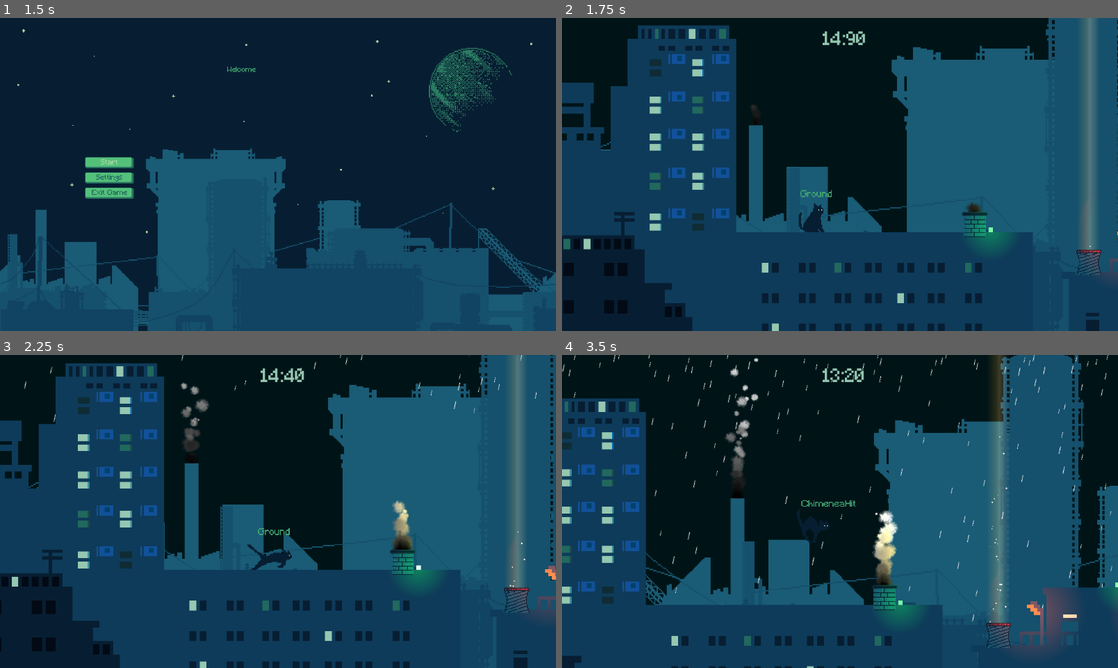
Above: before the commit, frames 1-4 (two rows, left to right).
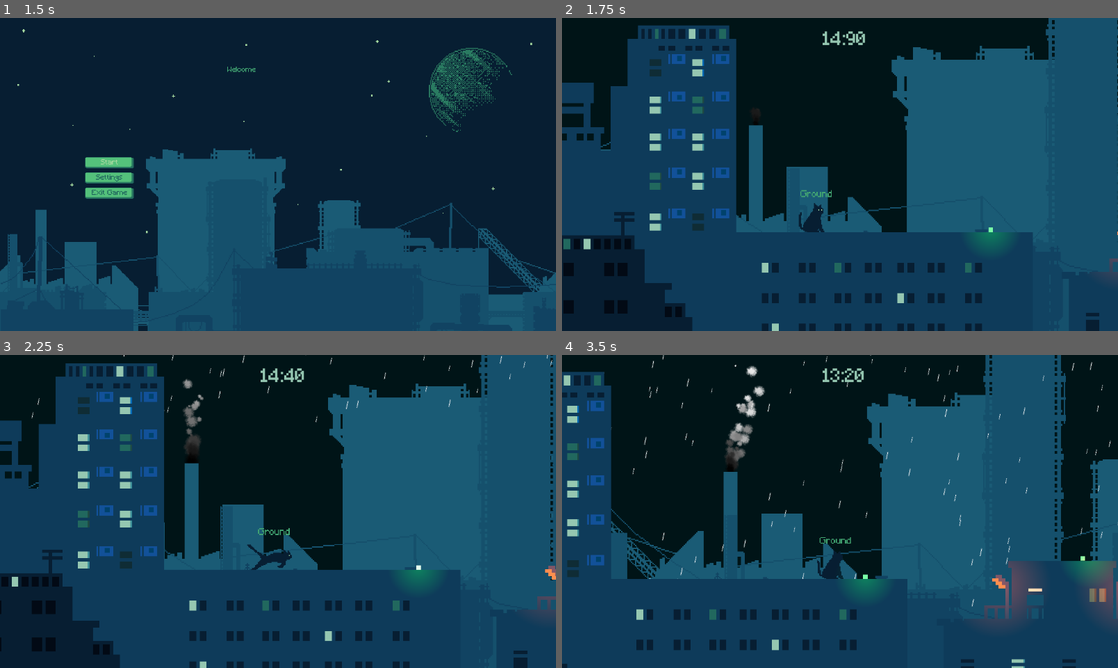
Above: after the commit, the same moments.

Repository: DEVizzent/mermelada-jam-2023
Game: Godot game, scene res://Inicio/StartMenu.tscn
Same seed, same stepped clock (60 frames per second), same inputs: the game is played once before the commit and once after it.
Inputs (mouse positions are in pixels of both pictures, inside the frame that each line leads up to):
- Up to frame 1 (1.5 s): click "Start" at 0.5 s; click "Start" at 1.25 s
- Up to frame 2 (1.75 s): no input
- Up to frame 3 (2.25 s): move the mouse to (400, 495) at 2.02 s; hold Right (ui_right) from 2.03 s (still down); click (400, 495) at 2.17 s
- Up to frame 4 (3.5 s): tap Space (jump) at 2.27 s; release Right (ui_right) at 2.75 s; drag from (728, 527) to (867, 517) at 2.77 s

Frame 1 is identical in both runs. In frame 2, 2.3% of the frame differs, in the area x 33-97%, y 0-82%; in frame 3, 3.2%; in frame 4, 28%, in the area x 0-100%, y 0-100%.

Commit message:
quitando chimeneas test de level2

Diff:
--- a/Levels/Level2/Level2.tscn
+++ b/Levels/Level2/Level2.tscn
@@ -13,8 +13,6 @@
 [ext_resource type="PackedScene" uid="uid://bg00sa1mtcdsx" path="res://Levels/BloquesReutilizables/bloque_3.tscn" id="11_ocuuo"]
 [ext_resource type="PackedScene" uid="uid://dhcqkivmh5tqg" path="res://Levels/BloquesReutilizables/bloque_final.tscn" id="12_eyiku"]
 [ext_resource type="PackedScene" uid="uid://cl4ayh8478a6v" path="res://Settings/Settings.tscn" id="14_2vlkn"]
-[ext_resource type="PackedScene" uid="uid://cy53ls3dwj051" path="res://Levels/BloquesReutilizables/BoqueChimenea/bloque_chimenea.tscn" id="15_a7oyw"]
-[ext_resource type="PackedScene" uid="uid://fudli33bukc1" path="res://Levels/BloquesReutilizables/BloqueVapor/bloque_salida_vapor.tscn" id="16_shsg0"]
 [ext_resource type="AudioStream" uid="uid://2t8bx7eigr7s" path="res://Levels/Level2/Level2.mp3" id="17_pawyh"]
 [ext_resource type="PackedScene" uid="uid://ck3p64601iieq" path="res://DeathZone/DeathZone.tscn" id="17_rjag8"]
 
@@ -69,12 +67,6 @@
 
 [node name="Settings" parent="." instance=ExtResource("14_2vlkn")]
 
-[node name="BloqueChimenea" parent="." instance=ExtResource("15_a7oyw")]
-position = Vector2(291, 117)
-
-[node name="BloqueSalidaVapor" parent="." instance=ExtResource("16_shsg0")]
-position = Vector2(491, 195)
-
 [node name="AudioStreamPlayer" type="AudioStreamPlayer" parent="."]
 process_mode = 3
 stream = ExtResource("17_pawyh")
Not shown: 1 places in Levels/Level2/Level2.tscn that only renumber resources
